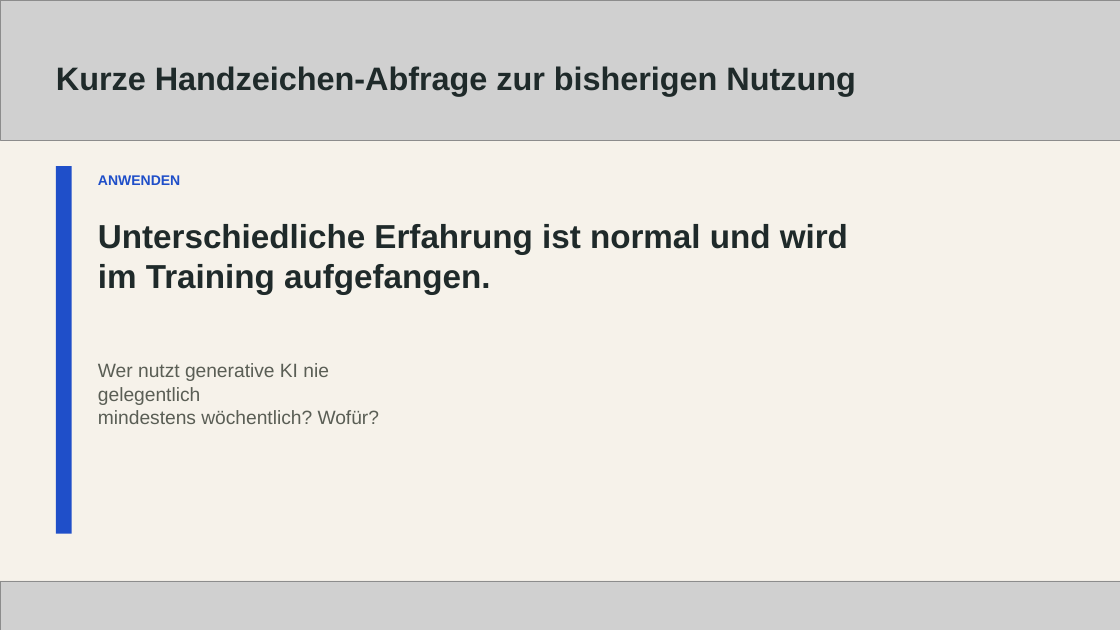
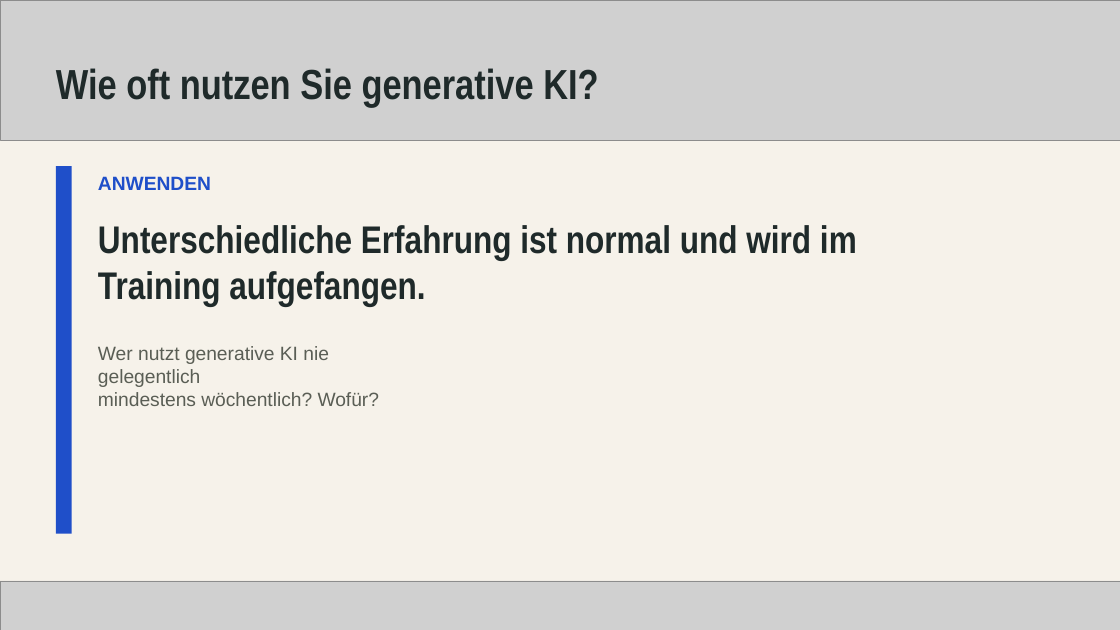
Before and after one commit to deniskaliberda/myhiwi-webseite, a slide deck: slide 5 of deliverables/ai-startklar/schulung/06-trainerfolien.pptx. Drawn at 1120x630 pixels with LibreOffice and Linux fonts; fonts in the diff are those of the drawing; grey boxes stand for pictures. Boxes give left, top, right and bottom in pixels: in the first picture for what was removed or moved away, otherwise in the second. Text is boxed around its words. In the diff, an @@ line names an element or a change of style, - is before the commit and + after.

```diff
--- a/deliverables/ai-startklar/schulung/06-trainerfolien.pptx
+++ b/deliverables/ai-startklar/schulung/06-trainerfolien.pptx
@@ text at bbox=[56, 68, 598, 108]: text changed; size 27.8 to 36 pt; font Arial to Arial Narrow @@
-Kurze Handzeichen-Abfrage zur bisherigen Nutzung
+Wie oft nutzen Sie generative KI?
@@ text "ANWENDEN" at bbox=[98, 176, 211, 190]: size 12 to 16.5 pt @@
@@ text "Unterschiedliche Erfahrung ist normal und ..." at bbox=[98, 225, 857, 307]: size 28.5 to 33 pt, font Arial to Arial Narrow @@
@@ text "Wer nutzt generative KI nie": place and size @@
-text "Wer nutzt generative KI nie" at bbox=[98, 363, 380, 424]
+text "Wer nutzt generative KI nie" at bbox=[98, 346, 380, 406]
```
Also in this commit, not shown: 39 other slides changed, 2 other files.
